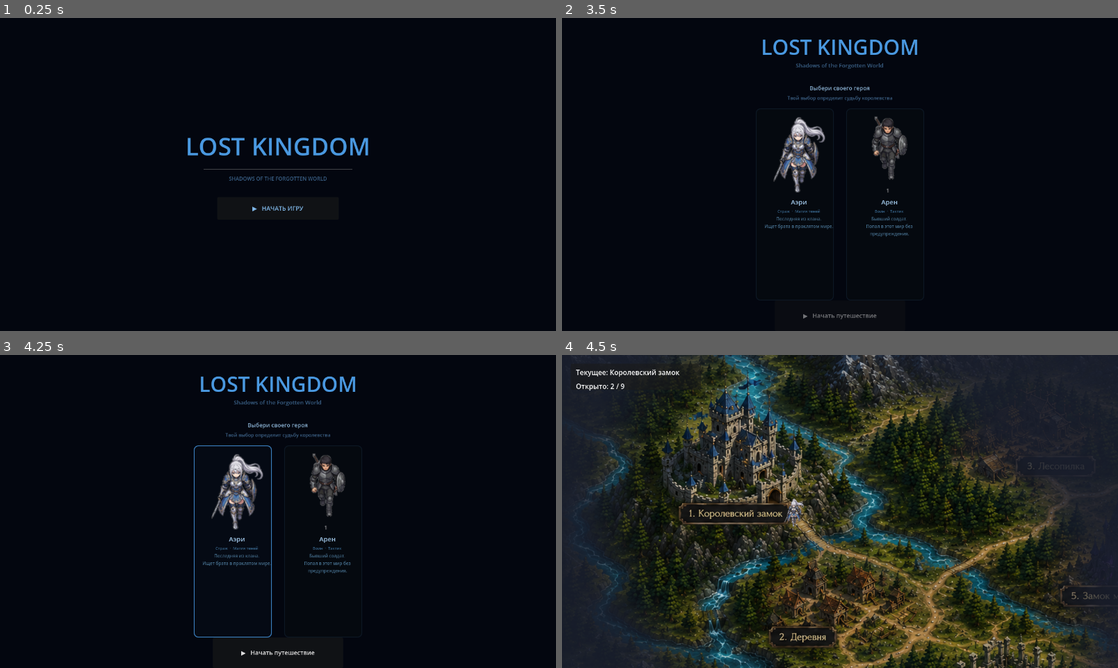
Above: before the commit, frames 1-4 (two rows, left to right).
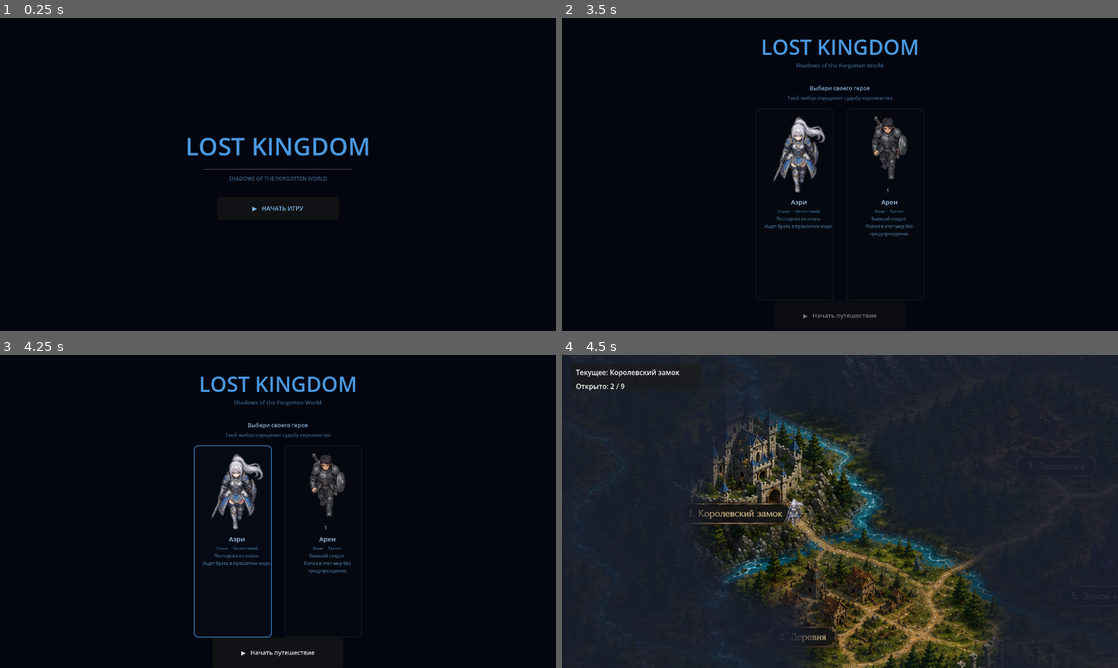
Above: after the commit, the same moments.

Repository: ikulikov99-tech/Lost-Kingdom
Game: Godot game, scene res://Splash.tscn
Same seed, same stepped clock (60 frames per second), same inputs: the game is played once before the commit and once after it.
Inputs (mouse positions are in pixels of both pictures, inside the frame that each line leads up to):
- Up to frame 1 (0.25 s): no input
- Up to frame 2 (3.5 s): click "▶ НАЧАТЬ ИГРУ" at 0.5 s; tap Enter at 1.25, 2.75 s; move the mouse to (962, 158) at 1.27 s; click (962, 158) at 1.42 s; tap Space at 2 s; move the mouse to (728, 190) at 2.02 s; click (728, 190) at 2.17 s; move the mouse to (895, 105) at 2.77 s; click (895, 105) at 2.92 s
- Up to frame 3 (4.25 s): tap Space at 3.5 s; move the mouse to (250, 574) at 3.52 s; click (250, 574) at 3.67 s
- Up to frame 4 (4.5 s): click "▶ Начать путешествие" at 4.25 s

Frames 1-3 are identical in both runs. In frame 4, 24% of the frame differs, in the area x 5-97%, y 0-100%.

Commit message:
fix: reduce fog reveal_r 320->160, build Path2D curve in code
- fog.gdshader: reveal_r 320->160, edge_soft 80->40. При zoom 1.3
  туман виден уже в 123px от героя — карта за пределами видимости скрыта.
- Main.tscn: убрал _data из Curve2D (пустая кривая, заполняется в коде).
- Main.gd: CastleVillagePath.curve строится в _ready() через cv.add_point()
  — гарантирует корректную загрузку точек в Godot 4.6.

Co-Authored-By: Claude Sonnet 4.6 <noreply@anthropic.com>

Diff:
--- a/Main.gd
+++ b/Main.gd
@@ -89,8 +89,15 @@
 
 # ──────────────── Инициализация ──────────────────────────────────
 func _ready() -> void:
-	# Получаем Path2D-узлы (созданы в сцене)
+	# Получаем Path2D-узлы и заполняем кривые программно
 	_path2d_castle_village = get_node_or_null("CastleVillagePath")
+	if _path2d_castle_village != null:
+		var cv := Curve2D.new()
+		cv.add_point(Vector2(-1112, -704))   # Castle
+		cv.add_point(Vector2(-1060, -640))
+		cv.add_point(Vector2(-984,  -576))
+		cv.add_point(Vector2(-928,  -504))   # Village
+		_path2d_castle_village.curve = cv
 
 	# ── Жёсткий сброс состояния ──────────────────────────────────
 	current_location = "Castle"
--- a/Main.tscn
+++ b/Main.tscn
@@ -9,9 +9,6 @@
 size = Vector2(28, 40)
 
 [sub_resource type="Curve2D" id="Curve2D_castle_village"]
-_data = {
-"points": PackedVector2Array(0, 0, 0, 0, -1112, -704, 0, 0, 0, 0, -1060, -640, 0, 0, 0, 0, -984, -576, 0, 0, 0, 0, -928, -504)
-}
 
 [node name="Main" type="Node2D"]
 script = ExtResource("2_main")
--- a/fog.gdshader
+++ b/fog.gdshader
@@ -24,8 +24,8 @@
 uniform vec2  rp8 = vec2(-99999.0, -99999.0);
 
 // Радиус видимости и мягкость края
-uniform float reveal_r    = 320.0;
-uniform float edge_soft   = 80.0;
+uniform float reveal_r    = 160.0;
+uniform float edge_soft   = 40.0;
 
 // Цвет тумана: серые облака с высокой прозрачностью в открытых зонах
 uniform vec4 fog_color : source_color = vec4(0.10, 0.12, 0.18, 0.88);
